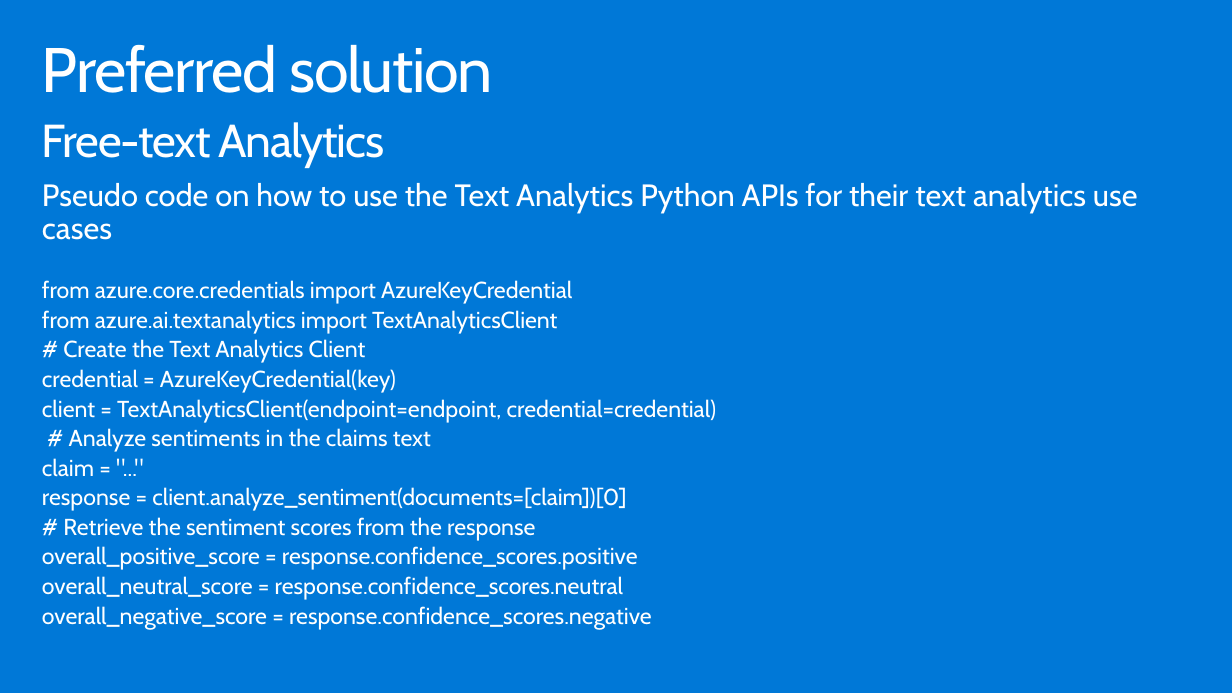
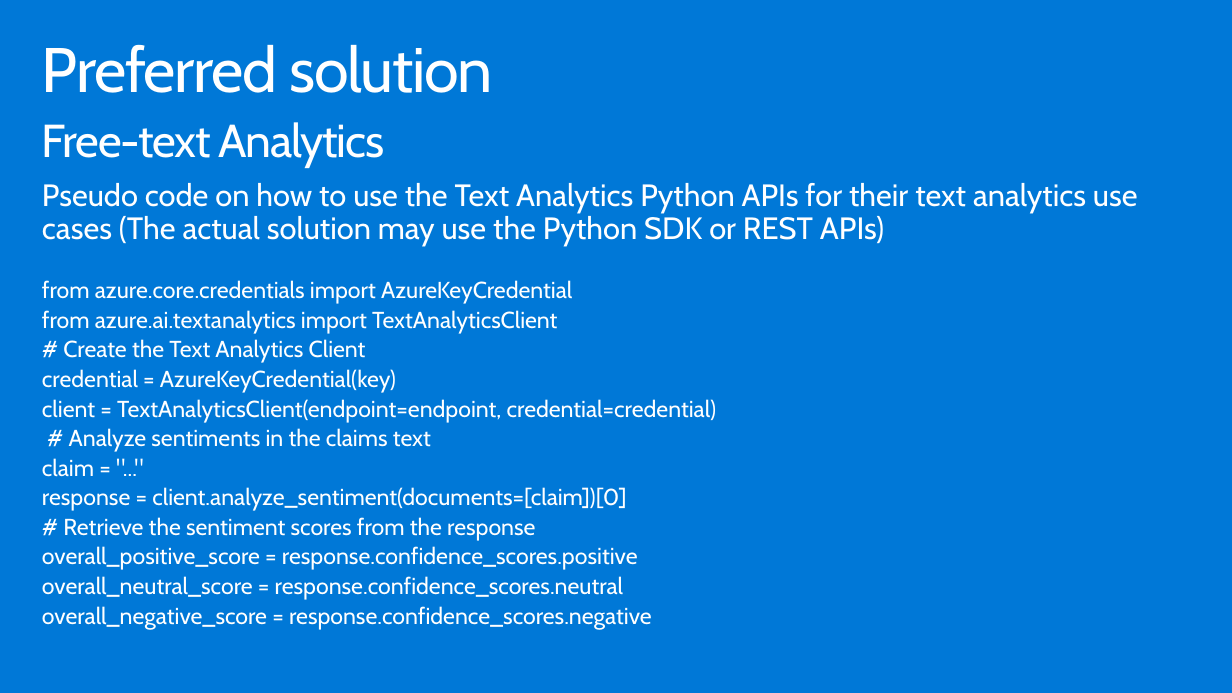
Before and after one commit to microsoft/MCW-Analyzing-text-with-Azure-Machine-Learning-and-Cognitive-Services, a slide deck: slide 27 of Whiteboard design session/WDS trainer presentation - Cognitive Services and deep learning.pptx (slide 26 before the commit). Drawn at 1232x693 pixels with LibreOffice and Linux fonts; fonts in the diff are those of the drawing. Boxes give left, top, right and bottom in pixels: in the first picture for what was removed or moved away, otherwise in the second. Text is boxed around its words. In the diff, an @@ line names an element or a change of style, - is before the commit and + after.

```diff
--- a/Whiteboard design session/WDS trainer presentation - Cognitive Services and deep learning.pptx
+++ b/Whiteboard design session/WDS trainer presentation - Cognitive Services and deep learning.pptx
@@ text at <box>42,183,1138,246</box>: text changed @@
-Pseudo code on how to use the Text Analytics Python APIs for their text analytics use cases
+Pseudo code on how to use the Text Analytics Python APIs for their text analytics use cases (The actual solution may use the Python SDK or REST APIs)
```
Also in this commit, not shown: 3 other slides changed, 1 slide added, 4 other files.
